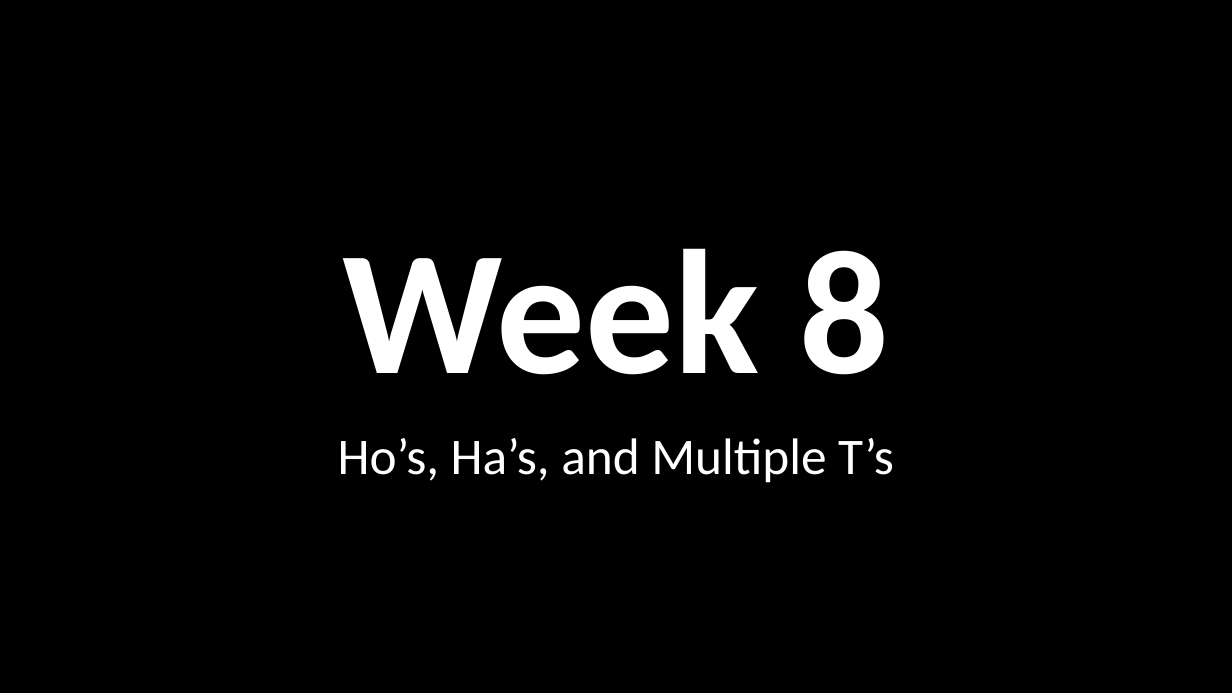
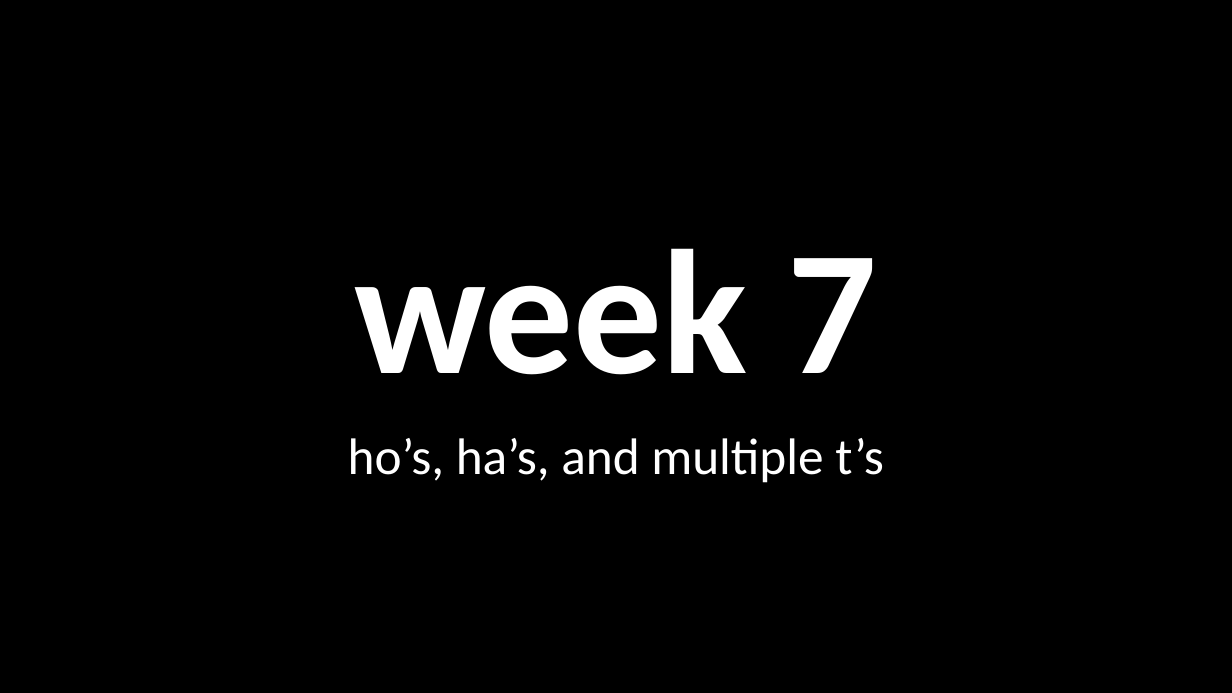
Before and after one commit to nicklalone/CIST_2500, a slide deck: slide 2 of ppts/Week 07 - Tuesday.pptx. Drawn at 1232x693 pixels with LibreOffice and Linux fonts; fonts in the diff are those of the drawing. Boxes give left, top, right and bottom in pixels: in the first picture for what was removed or moved away, otherwise in the second. Text is boxed around its words. In the diff, an @@ line names an element or a change of style, - is before the commit and + after.

```diff
--- a/ppts/Week 07 - Tuesday.pptx
+++ b/ppts/Week 07 - Tuesday.pptx
@@ title at (x1=354, y1=248, x2=878, y2=375): text changed @@
-Week 8
+week 7
@@ subtitle at (x1=348, y1=438, x2=884, y2=483): text changed @@
-Ho’s, Ha’s, and Multiple T’s
+ho’s, ha’s, and multiple t’s
```
Also in this commit, not shown: 9 other slides changed, 1 other file.
